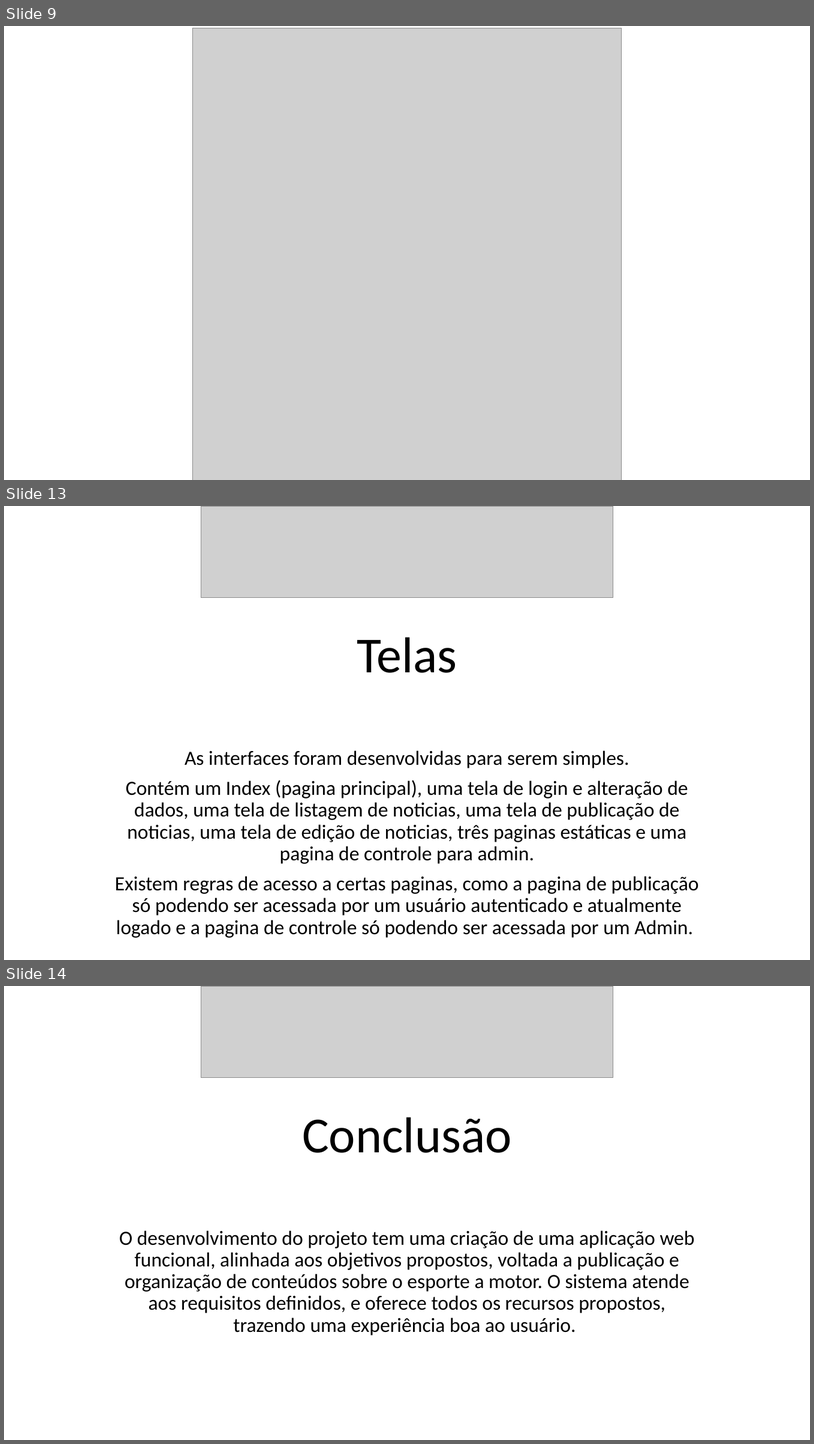
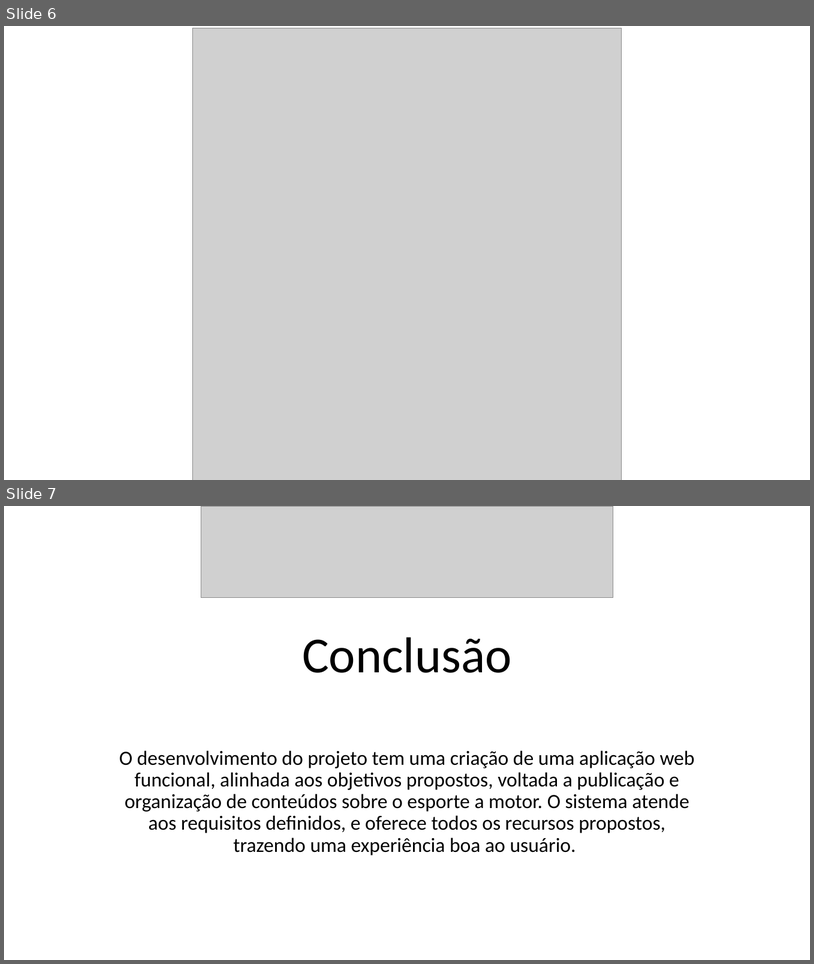
Before and after one commit to felipe-remus/Blog-Race, a slide deck: Documentação/Apresentação PI.pptx. Shown one above the other, each under a label of ours: slides 9, 13 and 14 before the commit, slides 6 and 7 after it; the slides between them are not shown. The pictures are 814x1444 and 814x964 pixels, drawn with LibreOffice and Linux fonts; fonts in the diff are those of the drawing; grey boxes stand for pictures. Boxes give left, top, right and bottom in pixels: in the first picture for what was removed or moved away, otherwise in the second. Text is boxed around its words. In the diff, an @@ line names an element or a change of style, - is before the commit and + after.

```diff
--- a/Documentação/Apresentação PI.pptx
+++ b/Documentação/Apresentação PI.pptx
@@ slide 13 removed at <box>4,506,810,960</box>, background #FFFFFF @@
@@ picture removed at <box>201,506,613,597</box> @@
@@ title removed at <box>357,637,458,673</box> @@
-Telas
@@ subtitle removed at <box>115,750,699,937</box> @@
-As interfaces foram desenvolvidas para serem simples.
-Contém um Index (pagina principal), uma tela de login e alteração de dados, uma tela de listagem de noticias, uma tela de publicação de noticias, uma tela de edição de noticias, três paginas estáticas e uma pagina de controle para admin.
-Existem regras de acesso a certas paginas, como a pagina de publicação só podendo ser acessada por um usuário autenticado e atualmente logado e a pagina de controle só podendo ser acessada por um Admin.
@@ what was slide 9 is now slide 6 @@
@@ what was slide 14 is now slide 7 @@
```
Also in this commit, not shown: 1 slide changed, 6 other slides removed, 1 other file.
